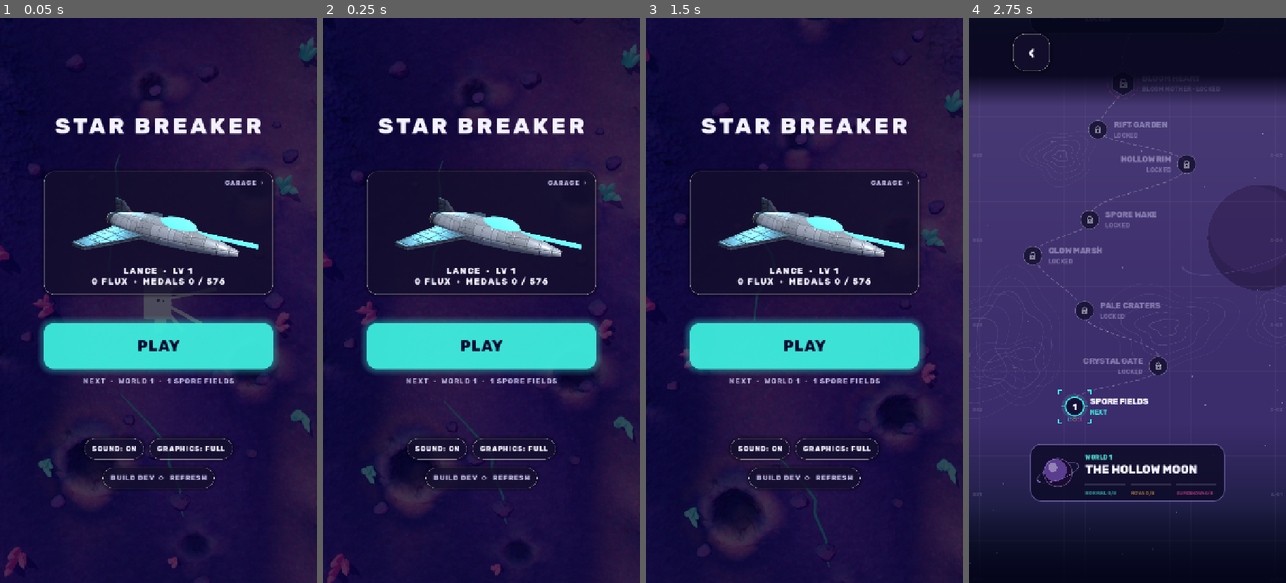
Above: before the commit, frames 1-4 (left to right).
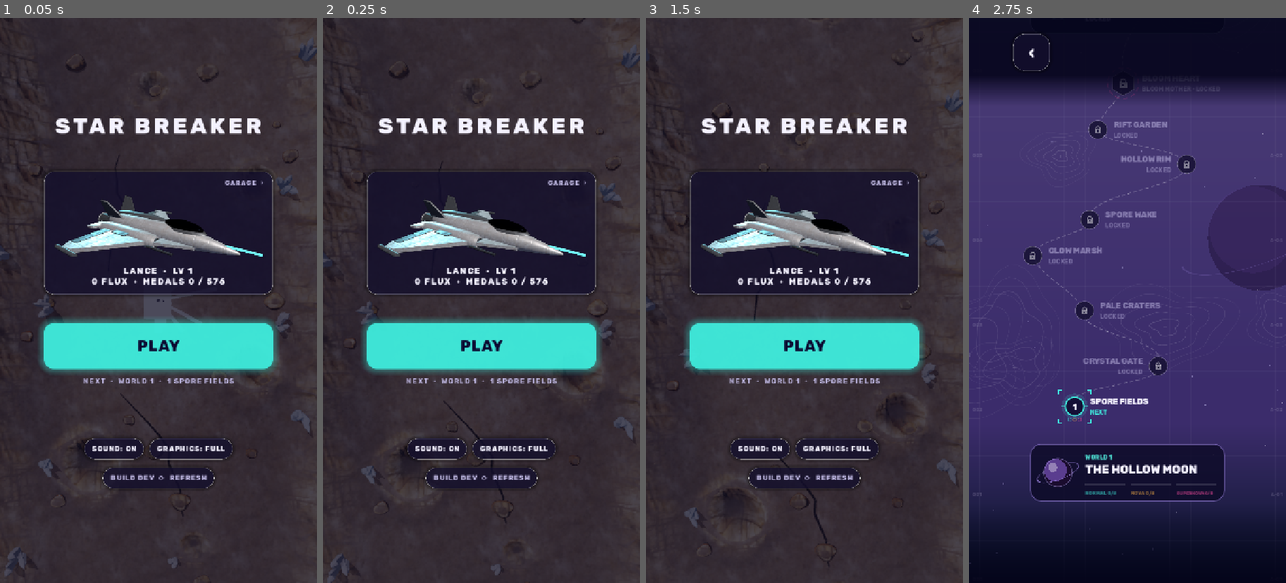
Above: after the commit, the same moments.

Repository: guillaumefont/games
Game: Godot game, scene res://scenes/boot.tscn
The game is run twice, just before and just after one commit, with the same random seed, the same clock (stepped at 60 frames per second) and the same inputs.
Inputs:
- Up to frame 1 (0.05 s): no input
- Up to frame 2 (0.25 s): no input
- Up to frame 3 (1.5 s): click "PLAY" at 0.5 s; click "‹" at 1.25 s
- Up to frame 4 (2.75 s): click "PLAY" at 2 s

The runs differ from the first frame. In frame 1, 67% of the frame differs, in the area x 0-100%, y 0-100%; in frame 2, 67%; in frame 3, 67%; in frame 4, nothing differs.

Commit message:
Star Breaker sample: scanned CC0 materials, natural light, remodelled Lance
World 1 only, still a sample to judge. Ground, rock and cliff faces use Poly
Haven scans (colour, normal, occlusion and roughness); hulls and structures use
a scanned metal plate; a sky image feeds reflections; the palette and light of
world 1 are natural; the Lance gets a detailed model.

Co-Authored-By: Claude Fable 5.2 <noreply@anthropic.com>
Claude-Session: https://claude.ai/code/session_01VxP4fpoxk96DfLK7mWdjr1

Diff:
--- a/star-breaker/scripts/models.gd
+++ b/star-breaker/scripts/models.gd
@@ -59,8 +59,29 @@
 	(M.disc as BaseMaterial3D).render_priority = 1
 
 	if Geo.detail:
-		_surface(["hull", "hull_dark", "steel", "steel_dark", "plate", "plate2", "armor", "gate", "shell", "rust", "hazard",
-				"fort_a", "fort_b", "fort_trim", "fort_dark"], "hull", 0.16, 0.42, 0.3)
+		# worn painted metal for hulls and structures, in plain greys
+		for e in [["hull", "c9ccd0"], ["hull_dark", "5c6066"], ["steel", "9a9da2"], ["steel_dark", "45484e"], ["plate", "8a8d92"],
+				["plate2", "6a6d72"], ["armor", "b4b7bc"], ["gate", "8c8f94"], ["shell", "5a6468"], ["rust", "9a5a3a"], ["hazard", "c8a030"],
+				["fort_a", "8e9094"], ["fort_b", "707278"], ["fort_trim", "55585e"], ["fort_dark", "3a3c42"], ["fort_back", "4a4c52"]]:
+			var m := M[e[0]] as BaseMaterial3D
+			m.albedo_color = Color(e[1]) * 1.5
+			m.uv1_triplanar = true
+			m.uv1_scale = Vector3.ONE * 0.11
+			m.albedo_texture = load("res://assets/scan/hull_Diffuse.jpg")
+			m.normal_enabled = true
+			m.normal_texture = load("res://assets/scan/metal_plate_02_nor_gl.jpg")
+			m.normal_scale = 1.3
+			m.ao_enabled = true
+			m.ao_texture = load("res://assets/scan/metal_plate_02_arm.jpg")
+			m.roughness_texture = m.ao_texture
+			m.roughness_texture_channel = BaseMaterial3D.TEXTURE_CHANNEL_GREEN
+			m.roughness = 0.75
+			m.metallic = 0.55
+			m.metallic_specular = 0.6
+			m.texture_filter = BaseMaterial3D.TEXTURE_FILTER_LINEAR_WITH_MIPMAPS_ANISOTROPIC
+		M.glass = std("0a1018")
+		(M.glass as BaseMaterial3D).roughness = 0.06
+		(M.glass as BaseMaterial3D).metallic = 0.9
 		_surface(["spore", "spore_dark", "flesh", "flesh_dark", "bone", "beetle", "moth", "core_skin", "petal", "chitin", "wasp_y",
 				"sac", "wing", "pod"], "hide", 0.2, 0.55, 0.0)
 		for k in ["rock", "rock2", "ice_rock", "ice_rock2", "metal_rock", "metal_rock2", "magma_rock", "magma_rock2", "hive_rock", "hive_rock2"]:
@@ -68,7 +89,7 @@
 			m.uv1_triplanar = true
 			m.uv1_scale = Vector3.ONE * 0.08
 			m.normal_enabled = true
-			m.normal_texture = load("res://assets/tex/rock.png")
+			m.normal_texture = load("res://assets/scan/marble_cliff_03_nor_gl.jpg")
 			m.normal_scale = 1.6
 
 	var g := Gradient.new()
--- a/star-breaker/scripts/terrain.gd
+++ b/star-breaker/scripts/terrain.gd
@@ -576,14 +576,22 @@
 	return mi
 
 
-## The detailed ground: the mesh's colours carry the palette and the painted light, and two
-## tiling textures give it a surface (dust and pebbles on the flats, cracked rock on slopes
-## and cliff faces) with relief that catches the sun. `scroll` pins the textures to the ground.
+## The detailed ground: three scanned materials (colour, relief, and occlusion + roughness
+## each). Loose ground on the flats, bare rock where it steepens, layered rock on cliff
+## faces. The mesh's colours only shade it broadly (hollows, sunlit crests). `scroll` pins the
+## textures to the ground as it moves.
 const GROUND_SHADER := """
 shader_type spatial;
 render_mode cull_disabled;
-uniform sampler2D rock : repeat_enable, filter_linear_mipmap_anisotropic;
-uniform sampler2D dust : repeat_enable, filter_linear_mipmap_anisotropic;
+uniform sampler2D g_a : source_color, repeat_enable, filter_linear_mipmap_anisotropic;
+uniform sampler2D g_n : repeat_enable, filter_linear_mipmap_anisotropic;
+uniform sampler2D g_m : repeat_enable, filter_linear_mipmap_anisotropic;
+uniform sampler2D r_a : source_color, repeat_enable, filter_linear_mipmap_anisotropic;
+uniform sampler2D r_n : repeat_enable, filter_linear_mipmap_anisotropic;
+uniform sampler2D r_m : repeat_enable, filter_linear_mipmap_anisotropic;
+uniform sampler2D c_a : source_color, repeat_enable, filter_linear_mipmap_anisotropic;
+uniform sampler2D c_n : repeat_enable, filter_linear_mipmap_anisotropic;
+uniform sampler2D c_m : repeat_enable, filter_linear_mipmap_anisotropic;
 uniform float scroll = 0.0;
 varying vec3 wp;
 varying vec3 wn;
@@ -597,33 +605,36 @@
 void fragment() {
 	vec3 n = normalize(wn);
 	float slope = 1.0 - abs(n.z);
-	// flats: drifts of dust at two sizes, so the tiling never lines up
-	vec4 d1 = texture(dust, wp.xy / 46.0);
-	vec4 d2 = texture(dust, vec2(wp.x * 0.8 + wp.y * 0.6, wp.y * 0.8 - wp.x * 0.6) / 17.0);
-	vec4 r = texture(rock, wp.xy / 58.0);
-	vec2 bump = (d1.rg - 0.5) * 1.5 + (d2.rg - 0.5) * 0.7;
-	float shade = d1.b * 0.9 + d2.b * 0.6;
-	float cav = d1.a * 0.6 + d2.a * 0.4;
-	// bare rock shows through on slopes, breaking in along the dust's hollows
-	float rk = smoothstep(0.03, 0.16, slope + (cav - 0.5) * 0.08 + (r.a - 0.5) * 0.06);
-	bump = mix(bump, (r.rg - 0.5) * 2.6, rk);
-	shade = mix(shade, r.b * 1.45, rk);
-	cav = mix(cav, r.a, rk);
-	vec3 pn = normalize(n + vec3(bump.x, -bump.y, 0.0) * 0.9);
-	// cliff faces: the rock again, laid along the face in stretched layers
+	// the same scan at two sizes and angles, so its repeat never lines up
+	vec2 u1 = wp.xy / 72.0;
+	vec2 u2 = vec2(wp.x * 0.83 + wp.y * 0.56, wp.y * 0.83 - wp.x * 0.56) / 29.0 + 0.37;
+	vec3 alb = mix(texture(g_a, u1).rgb, texture(g_a, u2).rgb, 0.5);
+	vec2 bump = (texture(g_n, u1).rg - 0.5) * 1.6 + (texture(g_n, u2).rg - 0.5) * 1.2;
+	vec3 arm = texture(g_m, u2).rgb;
+	// bare rock where the ground steepens
+	vec2 ur = wp.xy / 44.0;
+	vec3 ra = texture(r_a, ur).rgb;
+	vec3 rm = texture(r_m, ur).rgb;
+	float rk = smoothstep(0.035, 0.15, slope + (rm.r - 0.7) * 0.12);
+	alb = mix(alb, ra, rk);
+	bump = mix(bump, (texture(r_n, ur).rg - 0.5) * 2.6, rk);
+	arm = mix(arm, rm, rk);
+	vec3 pn = normalize(n + vec3(bump.x, bump.y, 0.0));
+	// cliff faces: layered rock laid along the face
 	float side = smoothstep(0.5, 0.8, slope);
 	if (side > 0.0) {
-		float along = abs(n.x) > abs(n.y) ? wp.y : wp.x;
-		vec4 f = texture(rock, vec2(along / 70.0, wp.z / 22.0));
-		vec3 t = abs(n.x) > abs(n.y) ? vec3(0.0, 1.0, 0.0) : vec3(1.0, 0.0, 0.0);
-		vec3 fn = normalize(n + (t * (f.r - 0.5) + vec3(0.0, 0.0, 1.0) * (0.5 - f.g)) * 2.4);
+		bool xf = abs(n.x) > abs(n.y);
+		vec2 uc = vec2((xf ? wp.y : wp.x) / 34.0, wp.z / 34.0);
+		vec2 cb = (texture(c_n, uc).rg - 0.5) * 2.6;
+		vec3 t = xf ? vec3(0.0, 1.0, 0.0) : vec3(1.0, 0.0, 0.0);
+		vec3 fn = normalize(n + t * cb.x + vec3(0.0, 0.0, 1.0) * cb.y);
 		pn = normalize(mix(pn, fn, side));
-		shade = mix(shade, f.b * 1.45, side);
-		cav = mix(cav, f.a, side);
+		alb = mix(alb, texture(c_a, uc).rgb, side);
+		arm = mix(arm, texture(c_m, uc).rgb, side);
 	}
-	ALBEDO = COLOR.rgb * shade * mix(0.9, 1.4, cav);
-	ROUGHNESS = 0.88;
-	SPECULAR = 0.35;
+	ALBEDO = alb * COLOR.rgb * 2.0 * mix(0.55, 1.0, arm.r);
+	ROUGHNESS = arm.g;
+	SPECULAR = 0.4;
 	NORMAL = normalize((VIEW_MATRIX * vec4(pn, 0.0)).xyz);
 }
 """
@@ -634,8 +645,10 @@
 	sh.code = GROUND_SHADER
 	var m := ShaderMaterial.new()
 	m.shader = sh
-	m.set_shader_parameter("rock", load("res://assets/tex/rock.png"))
-	m.set_shader_parameter("dust", load("res://assets/tex/dust.png"))
+	for e in [["g", "aerial_ground_rock"], ["r", "marble_cliff_03"], ["c", "cliff_side"]]:
+		m.set_shader_parameter(e[0] + "_a", load("res://assets/scan/%s_Diffuse.jpg" % e[1]))
+		m.set_shader_parameter(e[0] + "_n", load("res://assets/scan/%s_nor_gl.jpg" % e[1]))
+		m.set_shader_parameter(e[0] + "_m", load("res://assets/scan/%s_arm.jpg" % e[1]))
 	return m
 
 
--- a/star-breaker/scripts/vgame.gd
+++ b/star-breaker/scripts/vgame.gd
@@ -109,10 +109,10 @@
 ## Each world's lighting and ground colours (sRGB), Hollow Moon first.
 ## A look with `warm` and `cool` is graded: a warm key light against a cool fill, light painted
 ## into the ground (Terrain.grade), a little more contrast.
-const LOOKS := [{sun = "ffc890", amb = "2c58c8", fog = "0a1236", t_low = "0a1c4e", t_low2 = "1e1658", t_mid = "3a2e8a", t_high = "d07ab0",
-	t_cliff = "141a4c", t_rock = "5a4aa4", c_top = "6c4eb4", c_top2 = "3a2c7c", c_face = "141a50", river_a = "3ff0e0", river_b = "ff4fa3",
-	detail = true, warm = "f09a8c", cool = "0c2470", sun_e = 1.5, amb_e = 0.6, contrast = 1.08, sat = 1.08,
-	cry = ["6ff3e6", "2fd6c8", "ff7ac0", "ff2f8f"], fis = ["c0408a", "3fb8b0"], lip = ["b9a8ff", "8f6bff"]},
+const LOOKS := [{sun = "fff2e0", amb = "a8bcd8", fog = "5c544a", t_low = "6e6860", t_low2 = "766e64", t_mid = "8a8074", t_high = "a69a8a",
+	t_cliff = "605850", t_rock = "8c8274", c_top = "8e8476", c_top2 = "7c7266", c_face = "70665a", river_a = "3a8aa0", river_b = "3a8aa0",
+	detail = true, warm = "b8a890", cool = "4a4e5a", sun_e = 1.9, amb_e = 0.42, rim_e = 0.12, rim = "c8d4e8", river_e = 0.14, contrast = 1.1, sat = 1.05,
+	cry = ["d8e4e8", "6a8a90", "e0d8d0", "8a7a6a"], cry_e = 0.12, fis = ["2a2622", "2a2622"], lip = ["d8d0c0", "6a6258"], lip_e = 0.25},
 	{sun = "fff0dc", amb = "3a70d0", fog = "0a1a34", t_low = "0e2248", t_low2 = "142e5c", t_mid = "3a5c8c", t_high = "c4e0f4",
 	t_cliff = "12244a", t_rock = "56769c", c_top = "8aaccc", c_top2 = "56769a", c_face = "22406c", river_a = "bff6ff", river_b = "4fb8ff",
 	warm = "f0d0c8", cool = "0a2a70", sun_e = 1.45, amb_e = 0.6, contrast = 1.08, sat = 1.08,
@@ -484,10 +484,11 @@
 	if not _world_mats.has(w):
 		_world_mats[w] = {
 			ground = Terrain.detail_ground_mat() if Geo.detail and look.has("detail") else _ground_mats[0],
-			crystals = [Terrain.crystal_mat(look.cry[0], look.cry[1], 0.9), Terrain.crystal_mat(look.cry[2], look.cry[3], 0.85)],
+			crystals = [Terrain.crystal_mat(look.cry[0], look.cry[1], look.get("cry_e", 0.9)), Terrain.crystal_mat(look.cry[2], look.cry[3], look.get("cry_e", 0.85))],
 			fissure_a = Models.basic(look.fis[0], 1.15), fissure_b = Models.basic(look.fis[1], 1.1),
-			river = Terrain.river_mat(1.9, 1.3, look.river_a, look.river_b), river_glow = Terrain.river_mat(0.3, 2.5, look.river_a, look.river_b),
-			lip = Models.std(look.lip[0], look.lip[1], 1.1),
+			river = Terrain.river_mat(1.9 * look.get("river_e", 1.0), 1.3, look.river_a, look.river_b),
+			river_glow = Terrain.river_mat(0.3 * look.get("river_e", 1.0), 2.5, look.river_a, look.river_b),
+			lip = Models.std(look.lip[0], look.lip[1], look.get("lip_e", 1.1)),
 		}
 	_terrain_mats = _world_mats[w]
 	_lip_mat = _terrain_mats.lip
@@ -496,8 +497,15 @@
 	_env.fog_light_color = Color(look.fog)
 	sun.light_color = Color(look.sun)
 	sun.light_energy = look.get("sun_e", 1.35)
-	_rim.light_color = Color(pal.rim)
+	_rim.light_color = Color(look.get("rim", pal.rim))
 	_rim.light_energy = look.get("rim_e", 0.55)
+	if Geo.detail and look.has("detail") and _env.sky == null:
+		# a real sky, never seen, for the metal to reflect
+		var sm := PanoramaSkyMaterial.new()
+		sm.panorama = load("res://assets/scan/sky.hdr")
+		_env.sky = Sky.new()
+		_env.sky.sky_material = sm
+		_env.reflected_light_source = Environment.REFLECTION_SOURCE_SKY
 	_env.ambient_light_energy = look.get("amb_e", 0.4)
 	_env.adjustment_enabled = look.has("contrast")
 	_env.adjustment_contrast = look.get("contrast", 1.0)
--- a/star-breaker/scripts/vships.gd
+++ b/star-breaker/scripts/vships.gd
@@ -71,6 +71,8 @@
 ## Lance: a slimmer, longer hull than Warden's gunship, with a long cyan lance along its spine
 ## and narrow swept wings. Built with the same loft builder as `Models.ship()`.
 static func lance() -> Node3D:
+	if Geo.detail:
+		return _lance_fine()
 	var M := Models.M
 	var g := Node3D.new()
 	var body := Node3D.new()
@@ -96,6 +98,64 @@
 	core.rotation.z = PI / 2
 	body.add_child(core)
 	var fl := Models.mesh(Models.geo("flame", func(): return Geo.xf(Geo.xf(Geo.cone(1.2, 6, 8), Geo.rot(Vector3.BACK, PI / 2)), Geo.move(-3, 0, 0))), M.engine, Vector3(-9.1, 0.1, 0))
+	fl.set_meta("nf", true)
+	body.add_child(fl)
+	g.set_meta("body", body)
+	g.set_meta("flame", fl)
+	return g
+
+
+## Lance for the detailed look: a blended fuselage with side intakes, cranked delta wings with
+## control surfaces and tip rails, twin canted fins, tailplanes, a glass canopy and twin nozzles.
+static func _lance_fine() -> Node3D:
+	var M := Models.M
+	var g := Node3D.new()
+	var body := Node3D.new()
+	g.add_child(body)
+	var add := func(key: String, tris: Array, mat: Material, pos: Vector3, wound := false) -> MeshInstance3D:
+		var m := Models.mesh(Geo.cached(key, func(): return Geo.build_wound(tris) if wound else Geo.build(tris)), mat, pos)
+		body.add_child(m)
+		return m
+	var flat := Geo.rot(Vector3.RIGHT, PI / 2)
+	var along := Geo.rot(Vector3.BACK, PI / 2)
+	var mirror := Transform3D(Basis().scaled(Vector3(1, 1, -1)), Vector3.ZERO)
+	add.call("fHull", Geo.loft([[-8.6, 0.7, 0.9, 0.15], [-7.6, 1.2, 1.5, 0.15], [-5.5, 1.5, 1.9, 0.15], [-2.0, 1.6, 2.0, 0.15],
+			[1.0, 1.5, 1.75, 0.12], [3.4, 1.3, 1.4, 0.05], [5.4, 1.0, 1.05, -0.05], [7.2, 0.68, 0.7, -0.15], [8.6, 0.4, 0.42, -0.22],
+			[9.6, 0.12, 0.14, -0.28]], 12), M.hull, Vector3.ZERO, true)
+	add.call("fSpine", Geo.loft([[-7.0, 0.3, 0.5, 0], [-5.0, 0.55, 0.7, 0], [-0.5, 0.55, 0.7, 0], [1.2, 0.2, 0.4, 0]], 8), M.hull_dark, Vector3(0, 1.45, 0), true)
+	var can := add.call("fCan", Geo.hemi(1.0, 12, 5), M.glass, Vector3(3.2, 1.05, 0)) as MeshInstance3D
+	can.scale = Vector3(2.7, 1.0, 0.9)
+	var rim := add.call("fCanRim", Geo.hemi(1.0, 12, 2), M.hull_dark, Vector3(3.2, 0.95, 0)) as MeshInstance3D
+	rim.scale = Vector3(3.0, 0.55, 1.08)
+	body.add_child(Models.mesh(Models.geo("fRod", func(): return Geo.box(7.5, 0.2, 0.2)), M.lance, Vector3(7.6, 0.2, 0)))
+	var wing := Geo.xf(Geo.prism([[-6.6, 0], [1.6, 0], [0.0, 2.0], [-4.6, 7.2], [-6.0, 7.4], [-6.6, 6.4]], 0.5), flat)
+	var flap := Geo.xf(Geo.prism([[-6.5, 0.8], [-5.2, 0.8], [-5.5, 6.2], [-6.5, 6.2]], 0.62), flat)
+	var strake := Geo.xf(Geo.prism([[1.4, 0], [5.6, 0], [1.4, 1.5]], 0.36), flat)
+	var tailp := Geo.xf(Geo.prism([[-9.2, 0], [-6.9, 0], [-8.0, 2.7], [-9.2, 2.9]], 0.3), flat)
+	var fin := Geo.xf(Geo.prism([[-8.2, 0], [-5.0, 0], [-6.8, 2.5], [-8.1, 2.7]], 0.28), Geo.rot(Vector3.RIGHT, 0.42))
+	var nac := Geo.loft([[-8.0, 0.7, 0.8, 0], [-6.6, 0.95, 1.05, 0], [-1.4, 0.95, 1.05, 0], [0.8, 0.8, 0.92, 0], [1.3, 0.6, 0.7, 0]], 10)
+	var rail := Geo.xf(Geo.cyl(0.24, 0.24, 3.6, 8), along)
+	var gun := Geo.xf(Geo.cyl(0.14, 0.14, 3.2, 6), along)
+	var noz := Geo.xf(Geo.cyl(0.95, 0.72, 1.5, 12), along)
+	var ring := Geo.xf(Geo.torus(0.98, 0.1, 12, 4), Geo.rot(Vector3.UP, PI / 2))
+	for side in [["A", Transform3D.IDENTITY, 1.0], ["B", mirror, -1.0]]:
+		var k: String = side[0]
+		var t: Transform3D = side[1]
+		var z: float = side[2]
+		add.call("fWing" + k, Geo.xf(wing, t), M.hull, Vector3(0, -0.3, 1.7 * z))
+		add.call("fFlap" + k, Geo.xf(flap, t), M.hull_dark, Vector3(0, -0.3, 1.7 * z))
+		add.call("fStrake" + k, Geo.xf(strake, t), M.hull, Vector3(0, -0.2, 1.6 * z))
+		add.call("fTail" + k, Geo.xf(tailp, t), M.hull, Vector3(0, 0.0, 1.3 * z))
+		add.call("fFin" + k, Geo.xf(fin, t), M.hull_dark, Vector3(0, 1.1, 1.25 * z))
+		add.call("fNac" + k, nac, M.hull, Vector3(0, -0.35, 2.35 * z), true)
+		add.call("fIn" + k, Geo.xf(Geo.cyl(0.52, 0.52, 0.2, 10), along), M.fort_dark, Vector3(1.32, -0.35, 2.35 * z))
+		add.call("fRail" + k, rail, M.hull_dark, Vector3(-5.2, -0.3, 9.15 * z))
+		add.call("fGun" + k, gun, M.steel_dark, Vector3(2.4, -0.45, 3.5 * z))
+		add.call("fNoz" + k, noz, M.steel_dark, Vector3(-9.0, 0.15, 0.95 * z))
+		add.call("fRing" + k, ring, M.steel, Vector3(-9.7, 0.15, 0.95 * z), true)
+		add.call("fCore" + k, Geo.xf(Geo.cyl(0.66, 0.66, 0.2, 12), along), M.nozzle, Vector3(-9.55, 0.15, 0.95 * z))
+		add.call("fHatch" + k, Geo.box(2.2, 0.1, 0.8), M.hull_dark, Vector3(-3.2, 0.2, 3.6 * z))
+	var fl := Models.mesh(Models.geo("flame", func(): return Geo.xf(Geo.xf(Geo.cone(1.2, 6, 8), Geo.rot(Vector3.BACK, PI / 2)), Geo.move(-3, 0, 0))), M.engine, Vector3(-9.7, 0.15, 0))
 	fl.set_meta("nf", true)
 	body.add_child(fl)
 	g.set_meta("body", body)
Binary file added: star-breaker/assets/scan/aerial_ground_rock_Diffuse.jpg
Not shown, added: star-breaker/assets/scan/aerial_ground_rock_Diffuse.jpg.import
Binary file added: star-breaker/assets/scan/aerial_ground_rock_arm.jpg
Not shown, added: star-breaker/assets/scan/aerial_ground_rock_arm.jpg.import
Binary file added: star-breaker/assets/scan/aerial_ground_rock_nor_gl.jpg
Not shown, added: star-breaker/assets/scan/aerial_ground_rock_nor_gl.jpg.import
Binary file added: star-breaker/assets/scan/cliff_side_Diffuse.jpg
Not shown, added: star-breaker/assets/scan/cliff_side_Diffuse.jpg.import
Binary file added: star-breaker/assets/scan/cliff_side_arm.jpg
Not shown, added: star-breaker/assets/scan/cliff_side_arm.jpg.import
Binary file added: star-breaker/assets/scan/cliff_side_nor_gl.jpg
Not shown, added: star-breaker/assets/scan/cliff_side_nor_gl.jpg.import
(and 20 more such lines)
